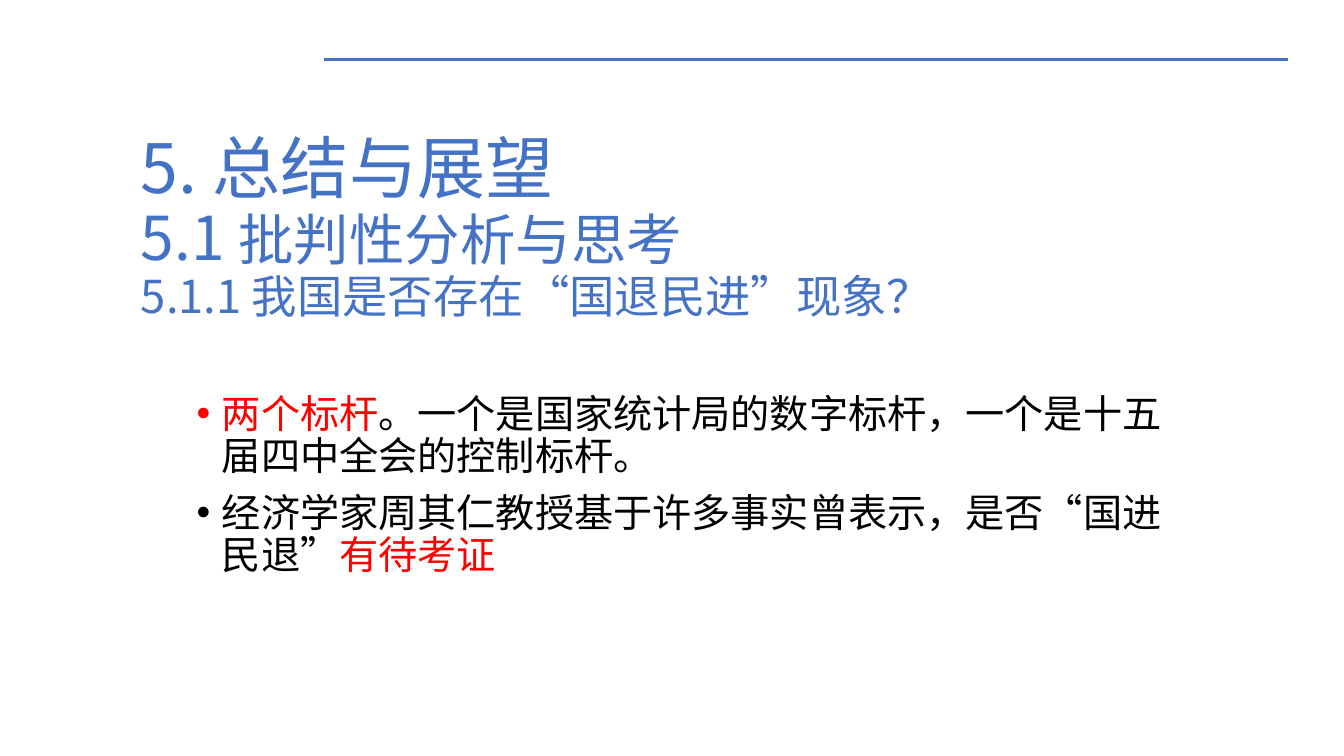
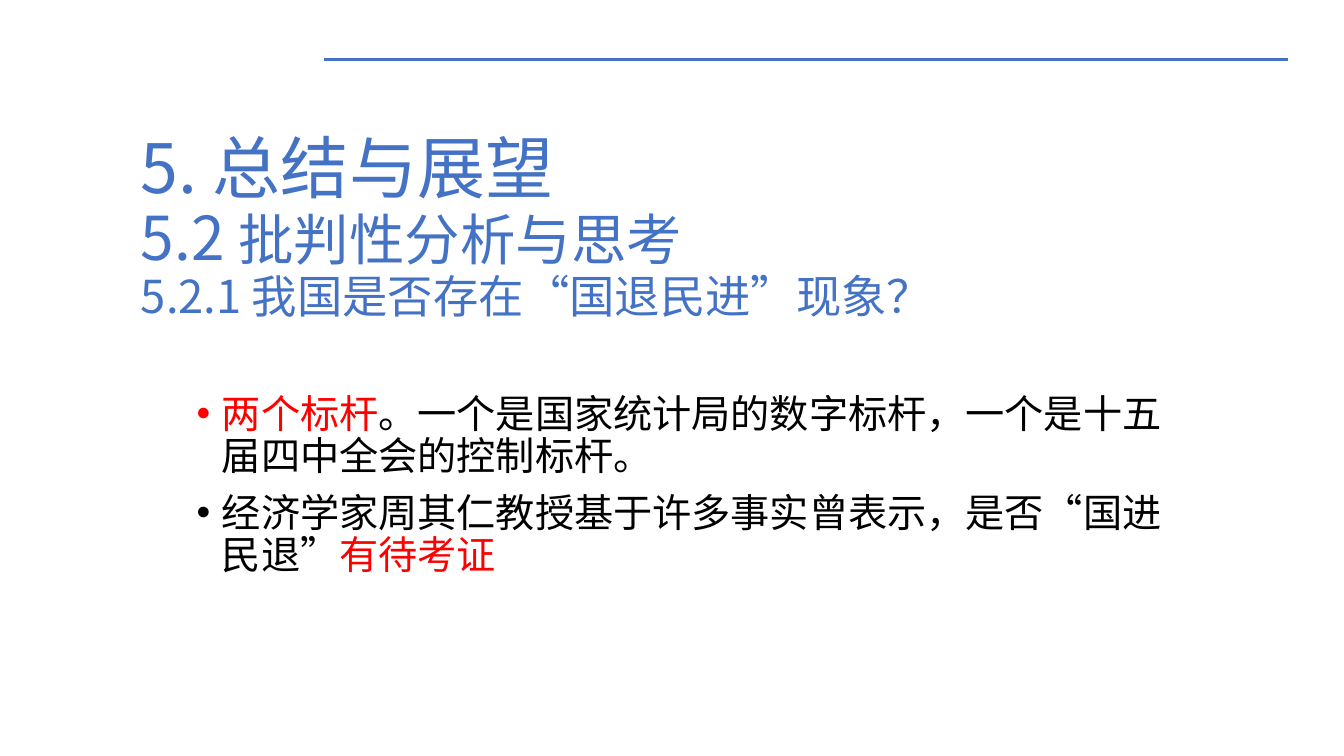
Before and after one commit to WilliamYi96/Humanities-and-Social-Sciences, a slide deck: slide 20 of Philosophy/the_basic_principle_of_marxism/国进民退现象分析/国进民退现象分析.pptx. Drawn at 1344x756 pixels with LibreOffice and Linux fonts; fonts in the diff are those of the drawing; background and template pictures are left out. Boxes give left, top, right and bottom in pixels: in the first picture for what was removed or moved away, otherwise in the second. Text is boxed around its words. In the diff, an @@ line names an element or a change of style, - is before the commit and + after.

```diff
--- a/Philosophy/the_basic_principle_of_marxism/国进民退现象分析/国进民退现象分析.pptx
+++ b/Philosophy/the_basic_principle_of_marxism/国进民退现象分析/国进民退现象分析.pptx
@@ title at bbox=[141, 135, 932, 317]: text changed @@
-5. 总结与展望
-5.1 批判性分析与思考
-5.1.1 我国是否存在“国退民进”现象？
+5. 总结与展望
+5.2 批判性分析与思考
+5.2.1 我国是否存在“国退民进”现象？
```
Also in this commit, not shown: 3 other slides changed.
